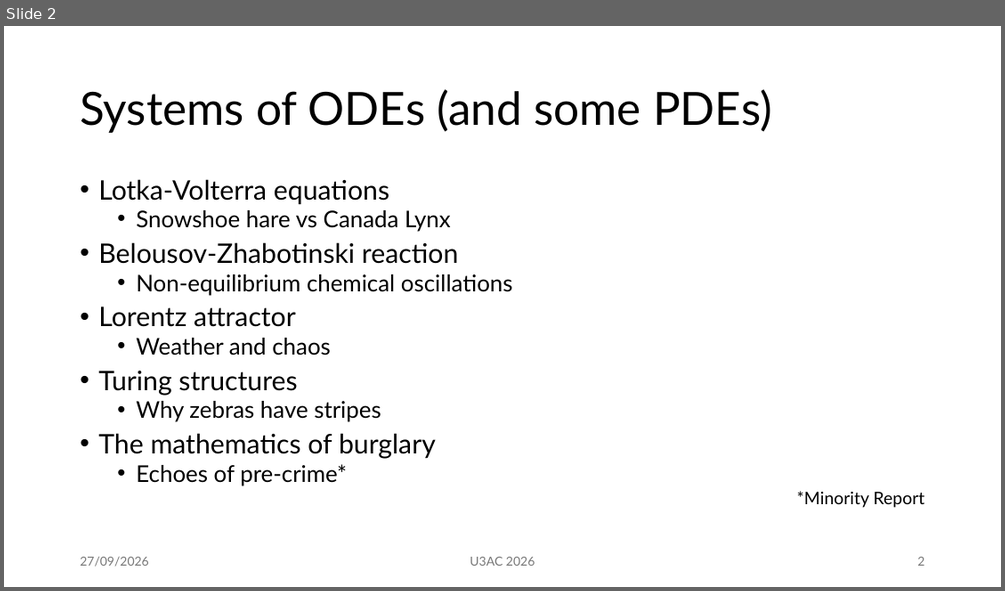
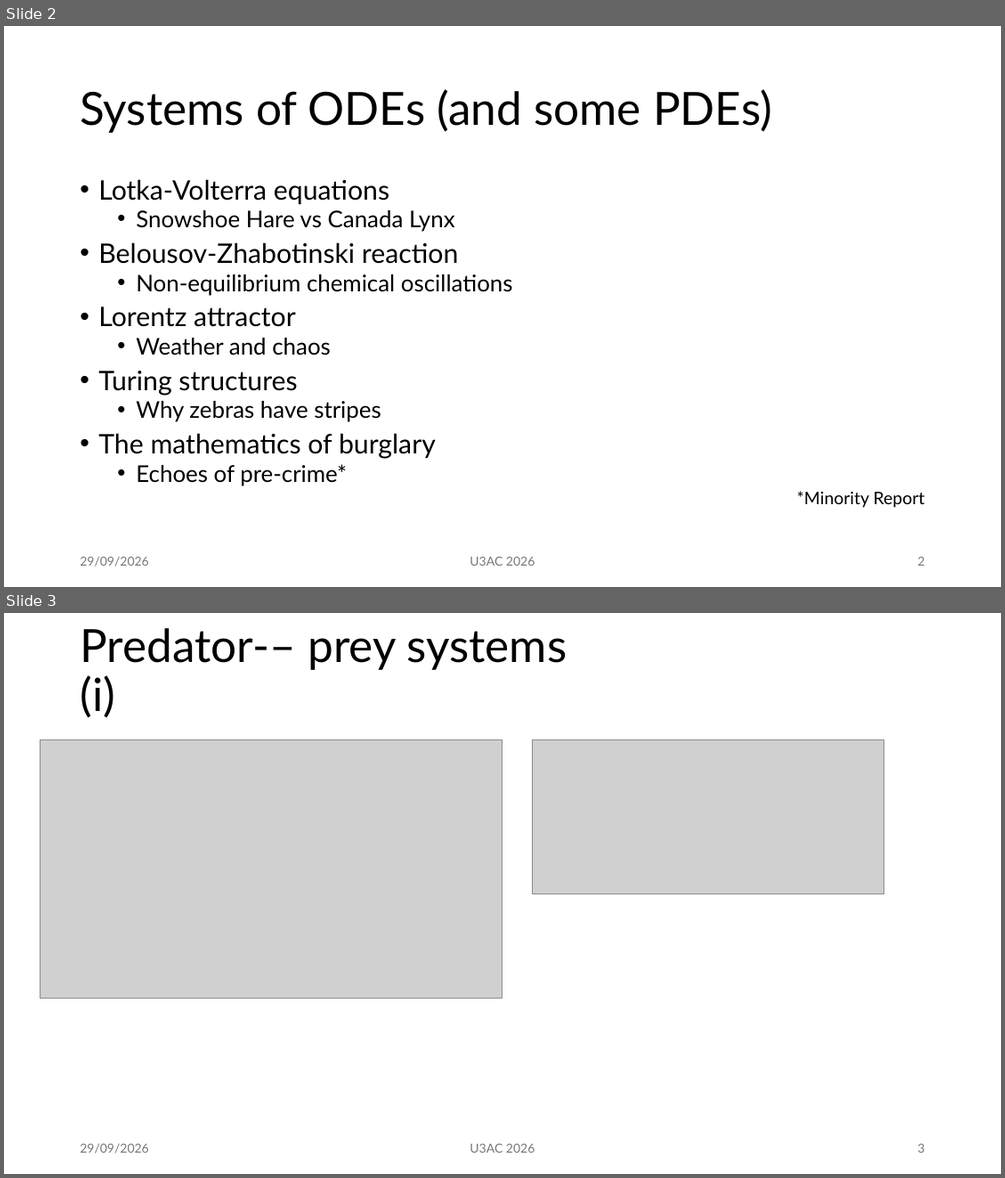
Before and after one commit to mm002a/U3AC, a slide deck: U3AC.Lec3.pptx. Shown one above the other, each under a label of ours: slide 2 before the commit, slides 2 and 3 after it. The pictures are 1005x591 and 1005x1178 pixels, drawn with LibreOffice and Linux fonts; fonts in the diff are those of the drawing; grey boxes stand for pictures. Boxes give left, top, right and bottom in pixels: in the first picture for what was removed or moved away, otherwise in the second. Text is boxed around its words. In the diff, an @@ line names an element or a change of style, - is before the commit and + after.

```diff
--- a/U3AC.Lec3.pptx
+++ b/U3AC.Lec3.pptx
@@ slide 3 added at [4,613,1001,1174], background #FFFFFF @@
@@ title added at [80,628,567,718], 44 pt, text #000000 @@
+Predator-– prey systems (i)
@@ picture added at [40,739,502,998] @@
@@ picture added at [532,740,883,893] @@
@@ text added at [80,1143,148,1153], 12 pt, text #797979 @@
+29/09/2026
@@ text added at [469,1143,534,1152], 12 pt, text #797979 @@
+U3AC 2026
@@ page number added at [917,1143,924,1152], 12 pt, text #797979 @@
+3
@@ slide 2 changed as well @@
@@ text at [136,210,455,232]: text changed @@
-  • Snowshoe hare vs Canada Lynx
+  • Snowshoe Hare vs Canada Lynx
@@ text at [80,556,148,566]: text changed @@
-27/09/2026
+29/09/2026
```
Also in this commit, not shown: 29 other slides changed, 8 other slides added, 1 slide removed.
